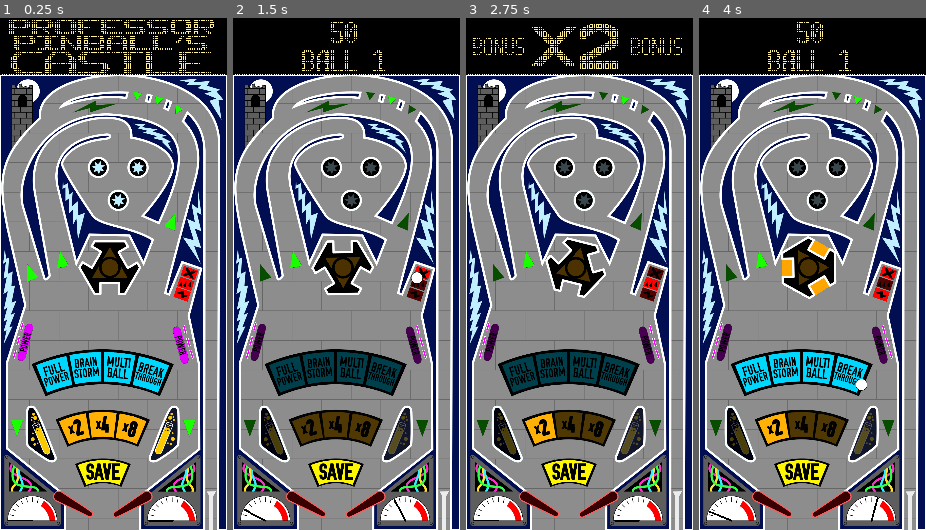
Above: before the commit, frames 1-4 (left to right).
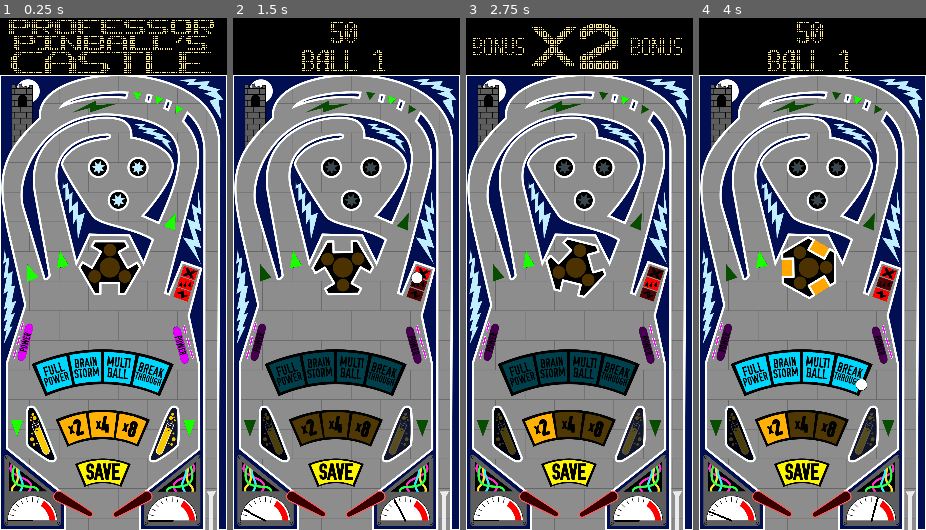
Above: after the commit, the same moments.

Repository: dbisdorf/professor-pinball
Game: Godot game, scene res://Table.tscn
Same seed, same stepped clock (60 frames per second), same inputs: the game is played once before the commit and once after it.
Inputs:
- Up to frame 1 (0.25 s): no input
- Up to frame 2 (1.5 s): tap Enter at 0.5 s; hold D 0.53-1.28 s; hold Q 0.53-1.28 s; tap Space at 0.77 s; hold S from 1.28 s (still down); tap B at 1.35 s
- Up to frame 3 (2.75 s): tap Space at 1.52 s; release S at 2.03 s; hold D from 2.03 s (still down); tap C at 2.1 s
- Up to frame 4 (4 s): release D at 2.78 s; hold W 2.78-3.53 s; tap E at 2.85 s; tap Space at 3.02, 3.77 s; hold A from 3.53 s (still down); tap F at 3.6 s

The runs differ from the first frame. In frame 1, 1.8% of the frame differs, in the area x 0-100%, y 10-99%; in frame 2, 1.7%; in frame 3, 1.7%; in frame 4, 1.7%.

Commit message:
Adjustments to graphics and collision shapes.

Diff:
--- a/Flipper.tscn
+++ b/Flipper.tscn
@@ -21,7 +21,7 @@
 texture = ExtResource( 2 )
 
 [node name="CollisionPolygon2D" type="CollisionPolygon2D" parent="RigidBody2D"]
-polygon = PoolVector2Array( -4.87572, -22.1101, 143.976, -13.7499, 149.685, -9.87572, 151.928, -5.38978, 152.132, 3.78601, 149.278, 8.67976, 143.568, 11.7384, -3.65228, 22.9532, -13.032, 19.6907, -18.7414, 14.3891, -22.4117, 5.41726, -22.8195, -6.20541, -19.1492, -14.1578, -12.6242, -19.8671 )
+polygon = PoolVector2Array( -4.87572, -22.1101, 144.066, -13.233, 149.685, -9.87572, 151.928, -5.38978, 152.132, 3.78601, 149.278, 8.67976, 143.568, 11.7384, -3.93066, 22.5828, -10.6908, 20.8059, -14.4919, 18.4668, -17.7813, 15.3236, -20.6321, 10.7915, -22.4117, 5.41726, -22.8195, -6.20541, -20.4859, -11.6495, -17.7082, -15.5237, -14.9305, -18.1552, -10.6177, -20.7136 )
 
 [node name="AudioStreamPlayer" type="AudioStreamPlayer" parent="."]
 stream = ExtResource( 3 )
--- a/Plunger.tscn
+++ b/Plunger.tscn
@@ -4,9 +4,8 @@
 [ext_resource path="res://graphics/plunger.png" type="Texture" id=2]
 [ext_resource path="res://sound/plunger.wav" type="AudioStream" id=3]
 
-
 [sub_resource type="RectangleShape2D" id=1]
-extents = Vector2( 7.65226, 6.97263 )
+extents = Vector2( 9, 8 )
 
 [node name="Plunger" type="Node2D"]
 pause_mode = 1
--- a/Table.gd
+++ b/Table.gd
@@ -6,9 +6,7 @@
 
 # TODO - GRAPHICS AND SOUND
 
-# More flair for DMD frames
 # Volume for song #3 still seems quieter than SFX volume
-# Improve pixel precision for all collision shapes
 # Sound volume for new sounds
 
 # TODO - FIXES
--- a/Table.tscn
+++ b/Table.tscn
@@ -72,7 +72,7 @@
 [node name="CollisionPolygon2D3" type="CollisionPolygon2D" parent="Walls"]
 position = Vector2( 46.895, 0 )
 rotation = 0.00309275
-polygon = PoolVector2Array( 692.077, 363.904, 716.091, 384.6 …(215 unchanged characters)… 24, 603.339, 1083.8, 718.443, 640.972, 731.889, 575.739, 727.7, 514.752, 715.574, 473.789, 705.499, 449.82, 691.641, 426.931, 671.407, 405.565 )
+polygon = PoolVector2Array( 692.077, 363.904, 716.091, 384.6 …(215 unchanged characters)… 24, 603.339, 1083.8, 718.443, 640.972, 724.854, 614.724, 731.889, 575.739, 732.171, 540.422, 728.091, 505.479, 716.868, 472.942, 705.499, 449.82, 691.641, 426.931, 671.407, 405.565 )
 
 [node name="CollisionPolygon2D5" type="CollisionPolygon2D" parent="Walls"]
 position = Vector2( 0, 1 )
@@ -405,12 +405,12 @@
 texture = ExtResource( 27 )
 
 [node name="LeftKickerLight" parent="." instance=ExtResource( 10 )]
-position = Vector2( 160.019, 1636.68 )
+position = Vector2( 157.317, 1637 )
 rotation = 0.0385366
 texture = ExtResource( 28 )
 
 [node name="RightKickerLight" parent="." instance=ExtResource( 10 )]
-position = Vector2( 651.037, 1635.78 )
+position = Vector2( 654.279, 1637 )
 rotation = -0.0440311
 scale = Vector2( -1, 1 )
 texture = ExtResource( 28 )
@@ -427,6 +427,7 @@
 script = ExtResource( 29 )
 
 [node name="ToyGate1" parent="Toy" instance=ExtResource( 15 )]
+editor/display_folded = true
 position = Vector2( -0.875977, 105.198 )
 rotation = -3.1355
 
@@ -456,13 +457,13 @@
 texture = ExtResource( 31 )
 
 [node name="CollisionPolygon2D" type="CollisionPolygon2D" parent="Toy"]
-polygon = PoolVector2Array( -61.7236, -107.108, -77.413, -82.4681, 0.971741, -36.1912, 77.6479, -80.5264, 62.6045, -107.505, 47.0497, -107.346, 46.549, -87.0685, -46.0785, -87.0685, -47.0809, -107.155 )
+polygon = PoolVector2Array( -62.3261, -107.268, -77.413, -82.4681, 0.971741, -36.1912, 77.6479, -80.5264, 62.6045, -107.505, 47.0497, -107.346, 46.549, -87.0685, -46.0785, -87.0685, -47.0809, -107.155 )
 
 [node name="CollisionPolygon2D2" type="CollisionPolygon2D" parent="Toy"]
 polygon = PoolVector2Array( -108.383, -26.4852, -31.0042, 15.3159, -32.4759, 106.989, -62.1208, 107.785, -69.6109, 95.4767, -52.8378, 84.9622, -100.153, 3.85052, -116.607, 13.0426, -124.484, -0.654297 )
 
 [node name="CollisionPolygon2D3" type="CollisionPolygon2D" parent="Toy"]
-polygon = PoolVector2Array( 31.0464, 17.6697, 109.27, -24.771, 124.57, -0.25708, 116.896, 13.1133, 99.1213, 3.60022, 53.0579, 84.2112, 69.831, 95.2263, 61.4128, 108.182, 30.769, 107.267 )
+polygon = PoolVector2Array( 31.0464, 17.6697, 109.27, -24.771, 124.57, -0.25708, 116.896, 13.1133, 99.1213, 3.60022, 53.0579, 84.2112, 69.831, 95.2263, 61.8663, 107.623, 31.4536, 107.43 )
 
 [node name="ToyRollover1" parent="Toy" instance=ExtResource( 16 )]
 position = Vector2( 0.725436, 41.8353 )
@@ -488,7 +489,7 @@
 rotation = 1.57358
 
 [node name="Light" parent="Toy" instance=ExtResource( 10 )]
-position = Vector2( 0.453857, -20.5602 )
+position = Vector2( 0, -17 )
 texture = ExtResource( 33 )
 
 [node name="AudioStreamPlayer" type="AudioStreamPlayer" parent="Toy"]
Binary file changed: graphics/table.png
Binary file changed: graphics/toy-light.png
